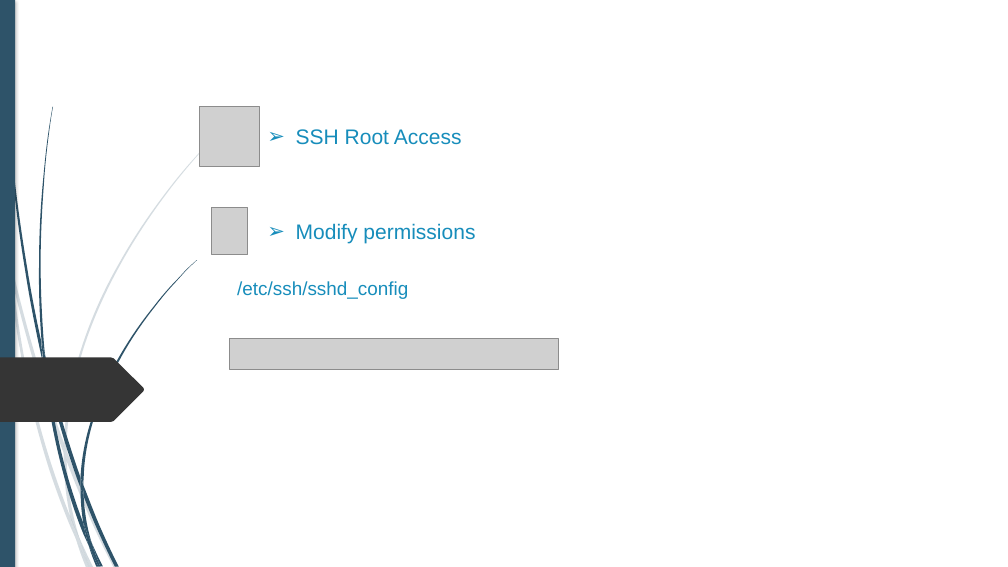
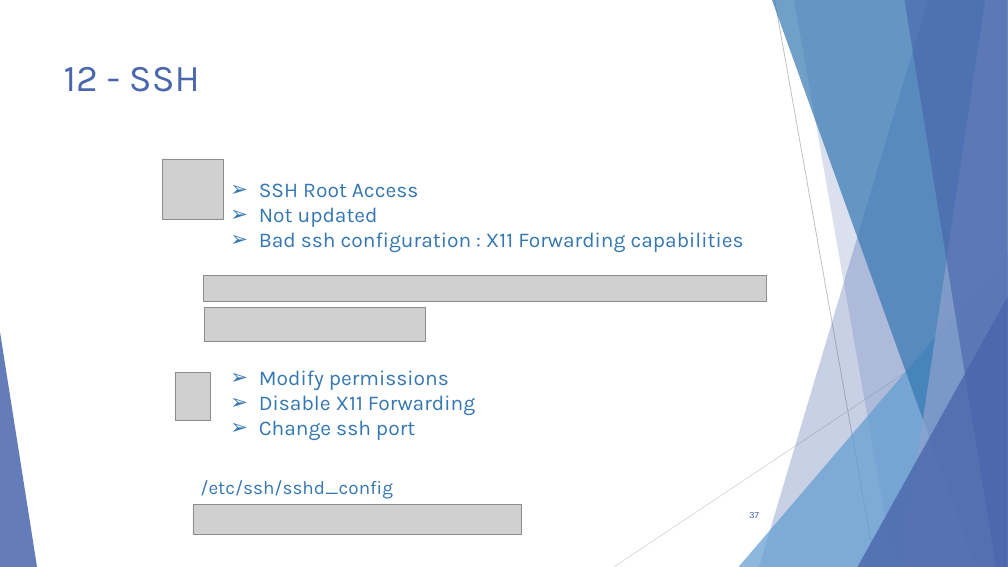
Before and after one commit to alexandreAubois/Secu_linux, a slide deck: slide 37 of Projet-Linux.pptx (slide 11 before the commit). Drawn at 1008x567 pixels with LibreOffice and Linux fonts; fonts in the diff are those of the drawing; grey boxes stand for pictures; background and template pictures are left out. Boxes give left, top, right and bottom in pixels: in the first picture for what was removed or moved away, otherwise in the second. Text is boxed around its words. In the diff, an @@ line names an element or a change of style, - is before the commit and + after.

Commit message:
push

```diff
--- a/Projet-Linux.pptx
+++ b/Projet-Linux.pptx
@@ rectangle removed at [0, 0, 15, 567] @@
@@ title added at [64, 67, 200, 92], 36 pt, text #4A66AC @@
+12 - SSH
@@ text removed at [296, 129, 462, 145] @@
-➢ SSH Root Access
@@ picture: place and size @@
-picture at [200, 107, 260, 167]
+picture at [163, 159, 223, 219]
@@ text added at [259, 183, 744, 252], 20 pt, text #3477B2 @@
+➢ SSH Root Access
+➢ Not updated
+➢ Bad ssh configuration : X11 Forwarding capabilities
@@ text removed at [296, 223, 475, 243] @@
-➢ Modify permissions
@@ picture added at [203, 276, 768, 301] @@
@@ picture added at [205, 307, 426, 341] @@
@@ freeform shape removed at [0, 358, 144, 422] @@
@@ group added at [0, 0, 1008, 567]: 5 freeform shapes, 3 triangles, 2 lines @@
@@ picture: place and size @@
-picture at [212, 208, 248, 256]
+picture at [175, 373, 211, 420]
@@ text added at [259, 370, 475, 440], 20 pt, text #3477B2 @@
+➢ Modify permissions
+➢ Disable X11 Forwarding
+➢ Change ssh port
@@ text "/etc/ssh/sshd_config": place and size @@
-text "/etc/ssh/sshd_config" at [237, 281, 408, 299]
+text "/etc/ssh/sshd_config" at [200, 480, 393, 499]
@@ text "/etc/ssh/sshd_config" at [200, 480, 393, 499]: font Arial to Karla, text colour #178DBB to #3477B2 @@
@@ picture: place and size @@
-picture at [230, 339, 559, 369]
+picture at [193, 504, 522, 535]
@@ group removed at [0, 116, 236, 567]: 10 freeform shapes @@
@@ group removed at [2, 0, 197, 567]: 12 freeform shapes @@
@@ page number added at [749, 512, 759, 518], 9 pt, text #4A66AC @@
+37
```
Also in this commit, not shown: 27 other slides changed, 13 slides added, 5 slides removed.
